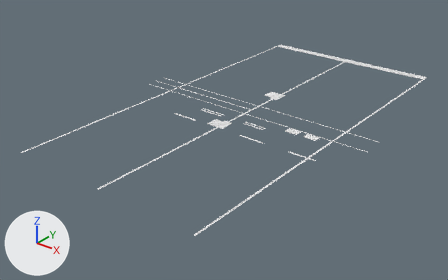
What one commit did to the glTF model game/Airside/Assets/Airside/Art/Models/Props/mdl_airfield_markings_kit_v01.gltf.
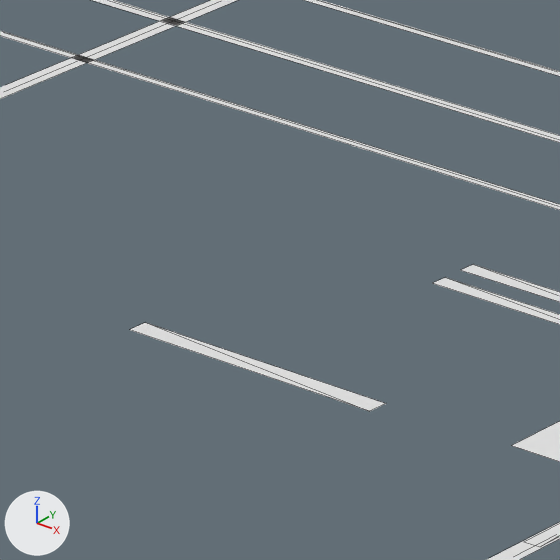
The first picture shows the older version from a camera (50 mm lens) standing at (50.3, -69.5, 36.5) and looking at (-2.0, -4.1, -4.0). The close-ups show the older and then the newer version on the part from 36% to 47% of the width and 31% to 48% of the height of that picture. Only the edits that show in the close-ups are written down. Lighting does not change. The marker at lower left points along +X, +Y and +Z. The close-ups show mesh edges as thin lines.

The scene before the commit, as lines of its bpy script (objects in view):
```python
me_hold_short_a = bpy.data.meshes.new('hold_short_a')
me_hold_short_a.from_pydata([(-6.0, -4.0, 0.03), (-2.0, -4.0, 0.03), (-2.0, -4.25, 0.03), (-6.0, -4.25, 0.03)], [], [(0, 1, 2), (0, 2, 3)])
me_runway_edge_left = bpy.data.meshes.new('runway_edge_left')
me_runway_edge_left.from_pydata([(-15.0, 30.0, 0.0), (-14.7, 30.0, 0.0), (-14.7, -30.0, 0.0), (-15.0, -30.0, 0.0)], [], [(0, 1, 2), (0, 2, 3)])
me_taxi_centreline = bpy.data.meshes.new('taxi_centreline')
me_taxi_centreline.from_pydata([(-20.0, 0.1, 0.0), (0.0, 0.1, 0.0), (0.0, -0.1, 0.0), (-20.0, -0.1, 0.0)], [], [(0, 1, 2), (0, 2, 3)])
ob_hold_short_a = bpy.data.objects.new('hold_short_a', me_hold_short_a)
ob_hold_short_a.location = (0.0, 0.0, 0.0)
ob_runway_edge_left = bpy.data.objects.new('runway_edge_left', me_runway_edge_left)
ob_runway_edge_left.location = (0.0, 0.0, 0.0)
ob_taxi_centreline = bpy.data.objects.new('taxi_centreline', me_taxi_centreline)
ob_taxi_centreline.location = (0.0, 0.0, 0.0)
# also in view: 'stand_stop_a' at (-6.0, -8.1, 0.0); 'runway_centreline' at (0.0, 0.0, 0.0); 'taxi_edge_n' at (0.0, -1.8, 0.0); 'taxi_edge_s' at (0.0, 1.8, 0.0); 'hold_short_b' at (-4.0, -4.7, 0.0)
```
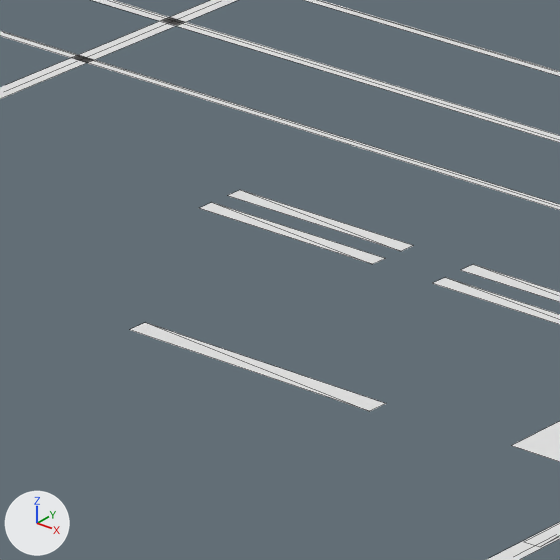
The change, as JSON lines over the scene's bpy script:
```json
{"op": "add", "block": "me_hold_short_f", "code": ["me_hold_short_f = bpy.data.meshes.new('hold_short_f')", "me_hold_short_f.from_pydata([(-10.0, -4.55, 0.03), (-7.0, -4.55, 0.03), (-7.0, -4.8, 0.03), (-10.0, -4.8, 0.03)], [], [(0, 1, 2), (0, 2, 3)])"]}
{"op": "add", "block": "me_hold_short_e", "code": ["me_hold_short_e = bpy.data.meshes.new('hold_short_e')", "me_hold_short_e.from_pydata([(-10.0, -4.0, 0.03), (-7.0, -4.0, 0.03), (-7.0, -4.25, 0.03), (-10.0, -4.25, 0.03)], [], [(0, 1, 2), (0, 2, 3)])"]}
{"op": "add", "block": "ob_hold_short_f", "code": ["ob_hold_short_f = bpy.data.objects.new('hold_short_f', me_hold_short_f)", "ob_hold_short_f.location = (0.0, 0.0, 0.0)"]}
{"op": "add", "block": "ob_hold_short_e", "code": ["ob_hold_short_e = bpy.data.objects.new('hold_short_e', me_hold_short_e)", "ob_hold_short_e.location = (0.0, 0.0, 0.0)"]}
```

Changed parts and their boxes (x1, y1, x2, y2) in the close-ups (560 x 560 px):
```json
{"object": "hold_short_f", "change": "added", "after": [200, 203, 385, 264]}
{"object": "hold_short_e", "change": "added", "after": [228, 190, 414, 251]}
```
